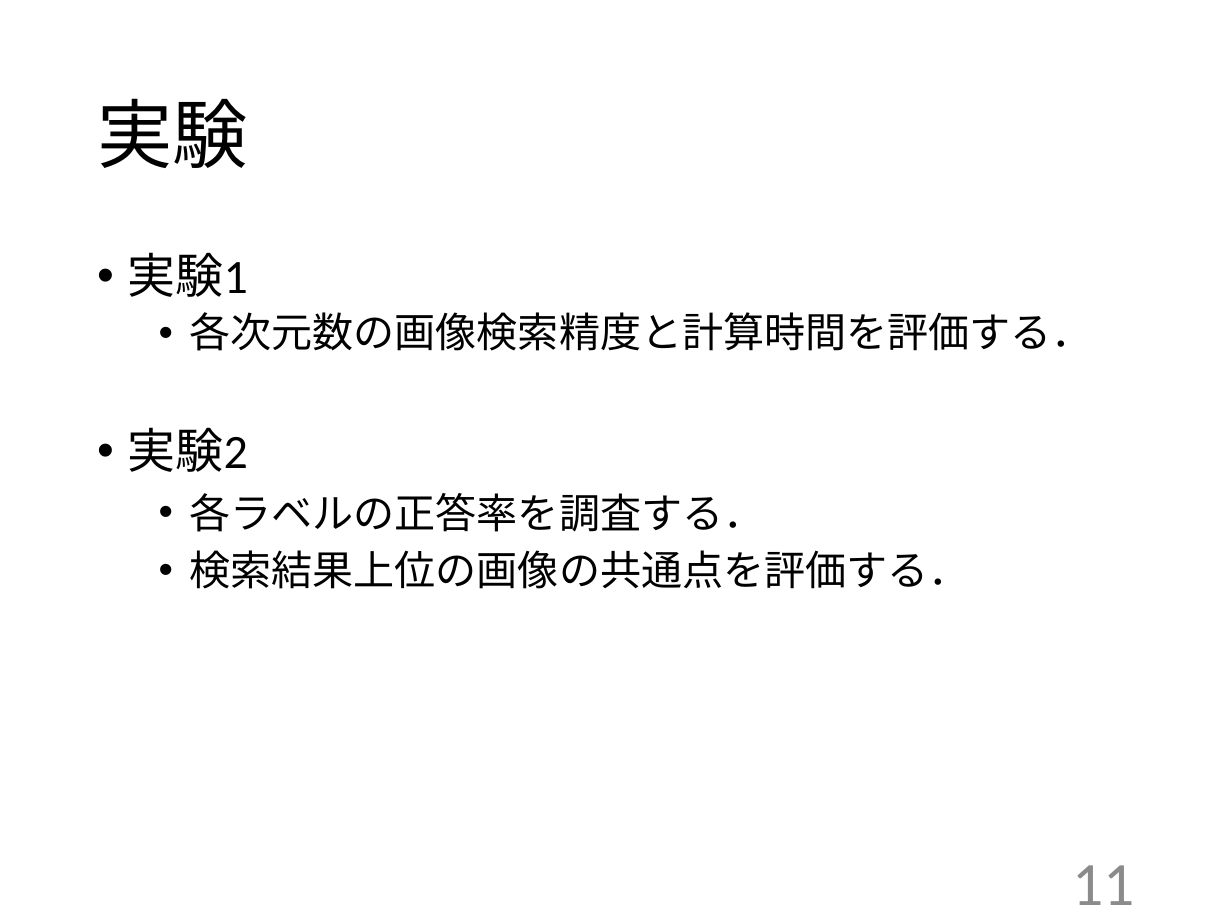
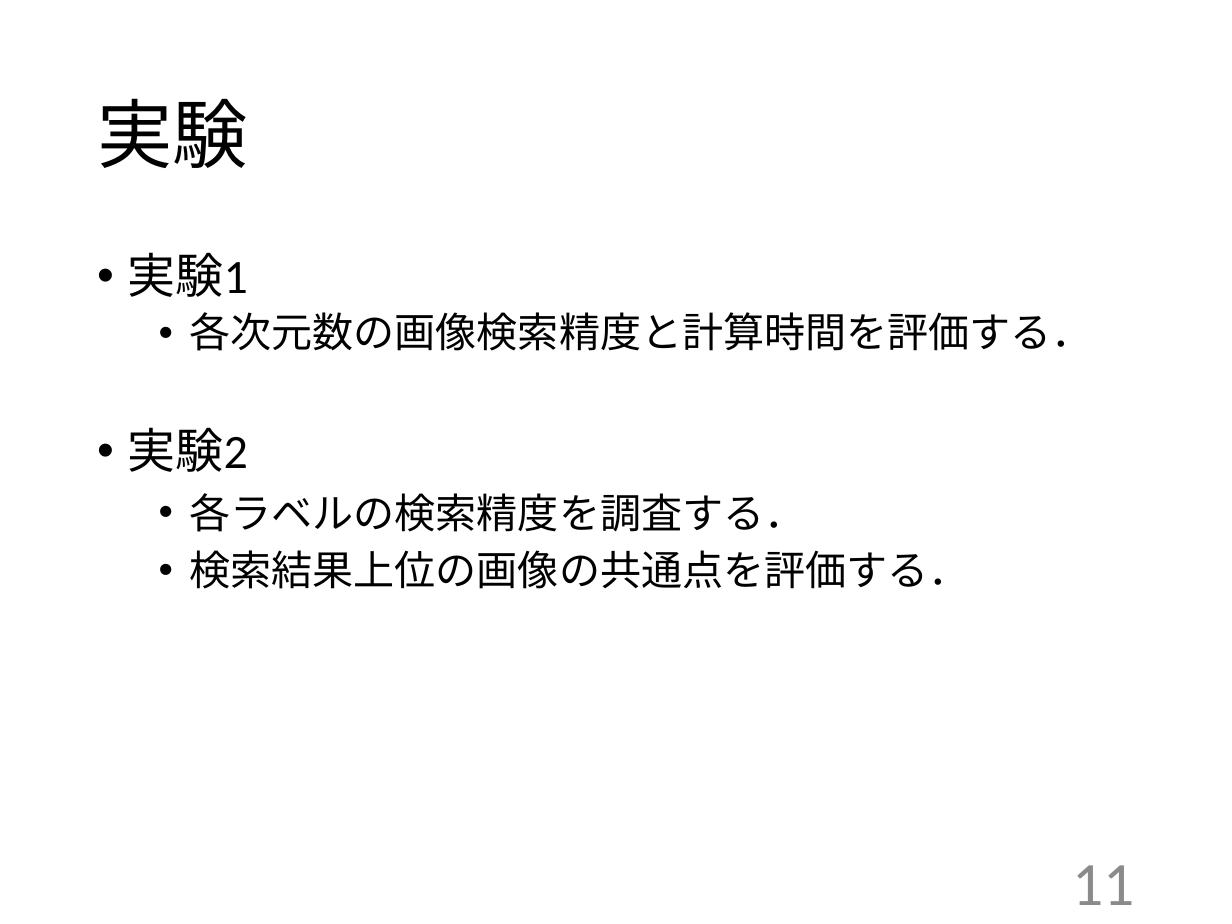
Before and after one commit to kait-takanolab/1821005-yoshioka-thesis, a slide deck: slide 11 of 卒研発表/1821005_yoshioka_thesis.pptx. Drawn at 1232x924 pixels with LibreOffice and Linux fonts; fonts in the diff are those of the drawing. Boxes give left, top, right and bottom in pixels: in the first picture for what was removed or moved away, otherwise in the second. Text is boxed around its words. In the diff, an @@ line names an element or a change of style, - is before the commit and + after.

```diff
--- a/卒研発表/1821005_yoshioka_thesis.pptx
+++ b/卒研発表/1821005_yoshioka_thesis.pptx
@@ text at [189, 493, 805, 532]: text changed @@
-  • 各ラベルの正答率を調査する．
+  • 各ラベルの検索精度を調査する．
```
Also in this commit, not shown: 6 other slides changed.
